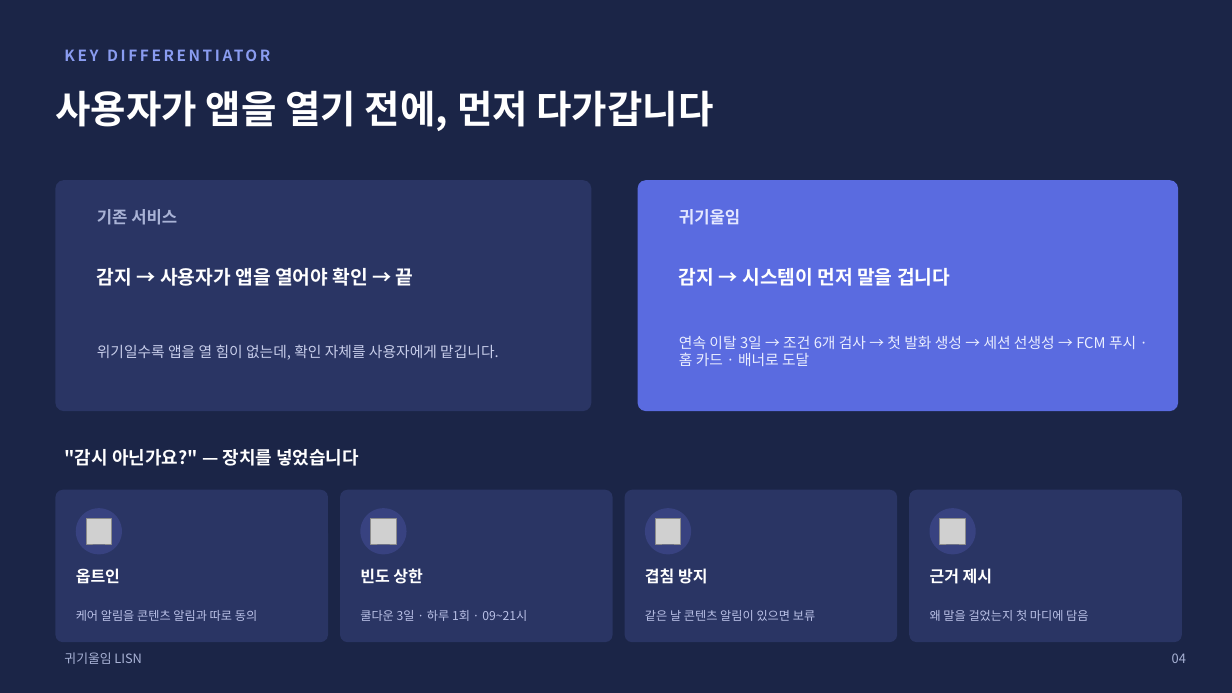
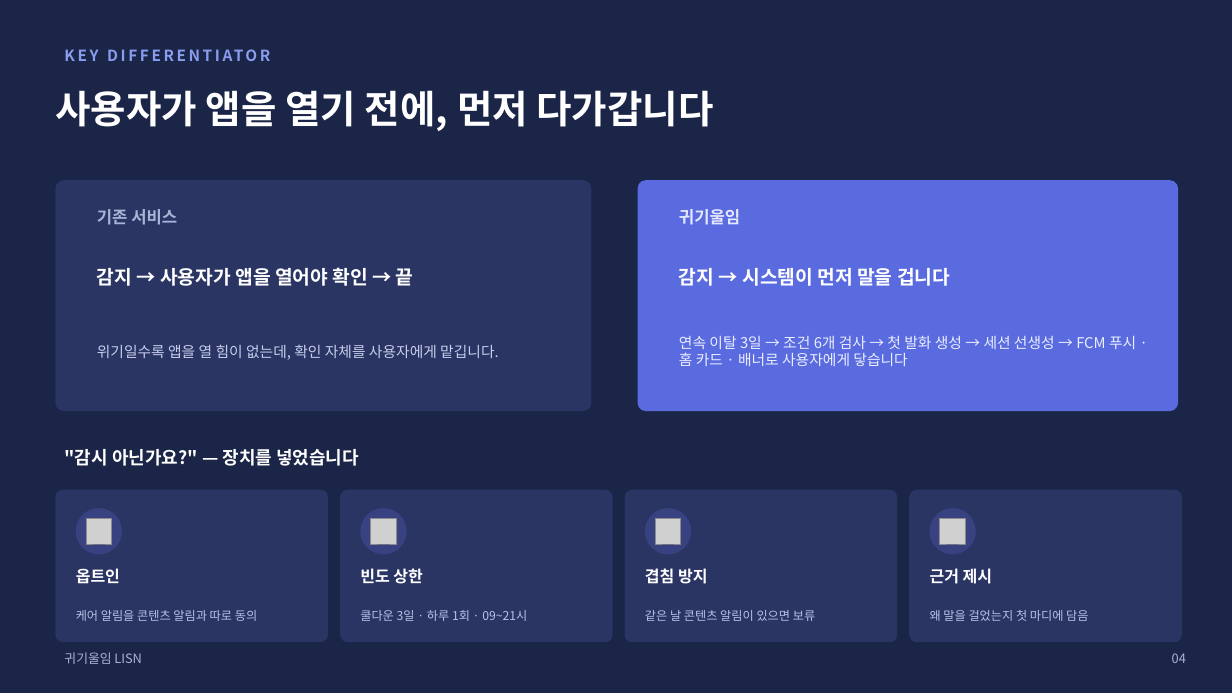
Before and after one commit to 2026-SMHRD-KDT-HealthCare-5/lisn, a slide deck: slide 5 of documents/최종발표자료_귀기울임.pptx. Drawn at 1232x693 pixels with LibreOffice and Linux fonts; fonts in the diff are those of the drawing; grey boxes stand for pictures. Boxes give left, top, right and bottom in pixels: in the first picture for what was removed or moved away, otherwise in the second. Text is boxed around its words. In the diff, an @@ line names an element or a change of style, - is before the commit and + after.

```diff
--- a/documents/최종발표자료_귀기울임.pptx
+++ b/documents/최종발표자료_귀기울임.pptx
@@ text at (679, 336, 1136, 366): text changed @@
-연속 이탈 3일 → 조건 6개 검사 → 첫 발화 생성 → 세션 선생성 → FCM 푸시 · 홈 카드 · 배너로 도달
+연속 이탈 3일 → 조건 6개 검사 → 첫 발화 생성 → 세션 선생성 → FCM 푸시 · 홈 카드 · 배너로 사용자에게 닿습니다
```
Also in this commit, not shown: 1 other slide changed, 3 other files.
